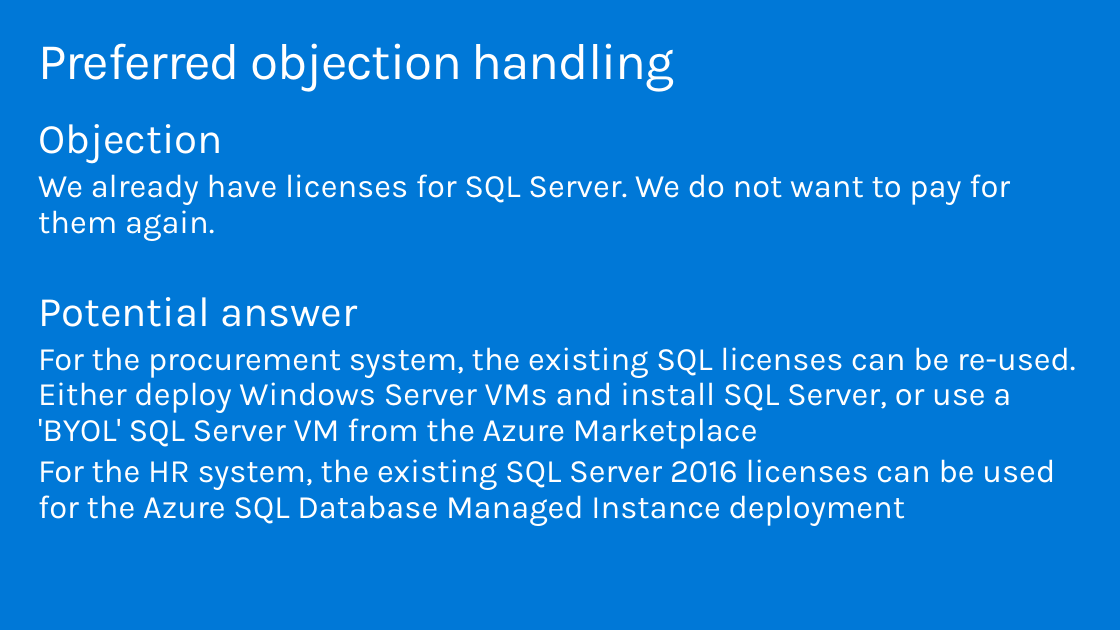
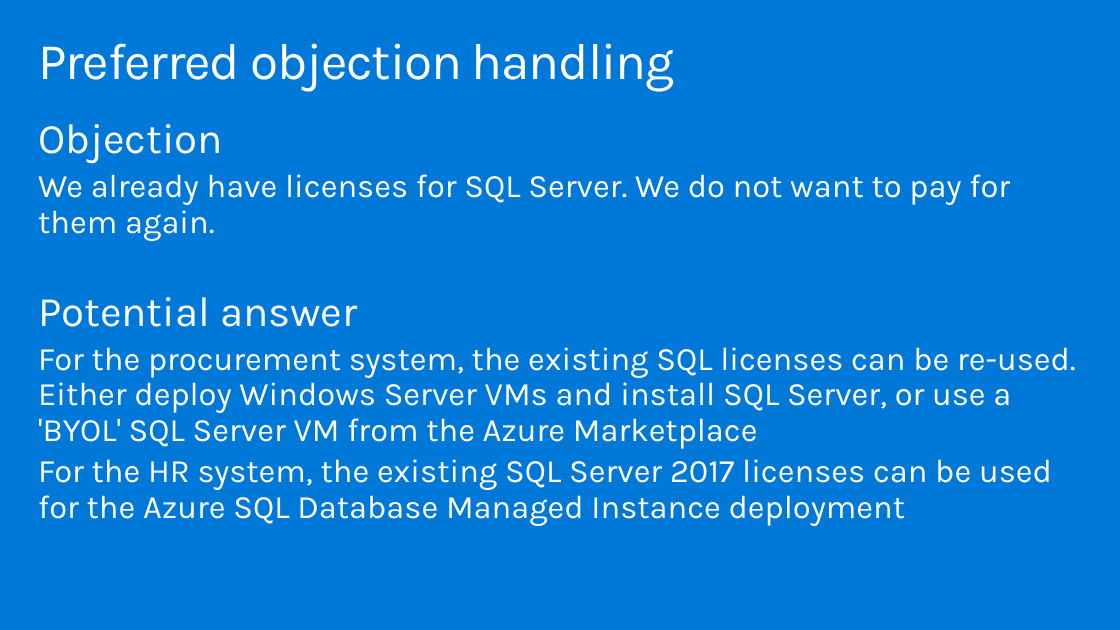
Before and after one commit to GretaLakra/Azure, a slide deck: slide 36 of Whiteboard design session/Whiteboard design session trainer presentation - Lift and shift.pptx. Drawn at 1120x630 pixels with LibreOffice and Linux fonts; fonts in the diff are those of the drawing. Boxes give left, top, right and bottom in pixels: in the first picture for what was removed or moved away, otherwise in the second. Text is boxed around its words. In the diff, an @@ line names an element or a change of style, - is before the commit and + after.

```diff
--- a/Whiteboard design session/Whiteboard design session trainer presentation - Lift and shift.pptx
+++ b/Whiteboard design session/Whiteboard design session trainer presentation - Lift and shift.pptx
@@ text at [38, 459, 1052, 526]: text changed @@
-For the HR system, the existing SQL Server 2016 licenses can be used for the Azure SQL Database Managed Instance deployment
+For the HR system, the existing SQL Server 2017 licenses can be used for the Azure SQL Database Managed Instance deployment
```
Also in this commit, not shown: 2 other slides changed, 2 other files.
